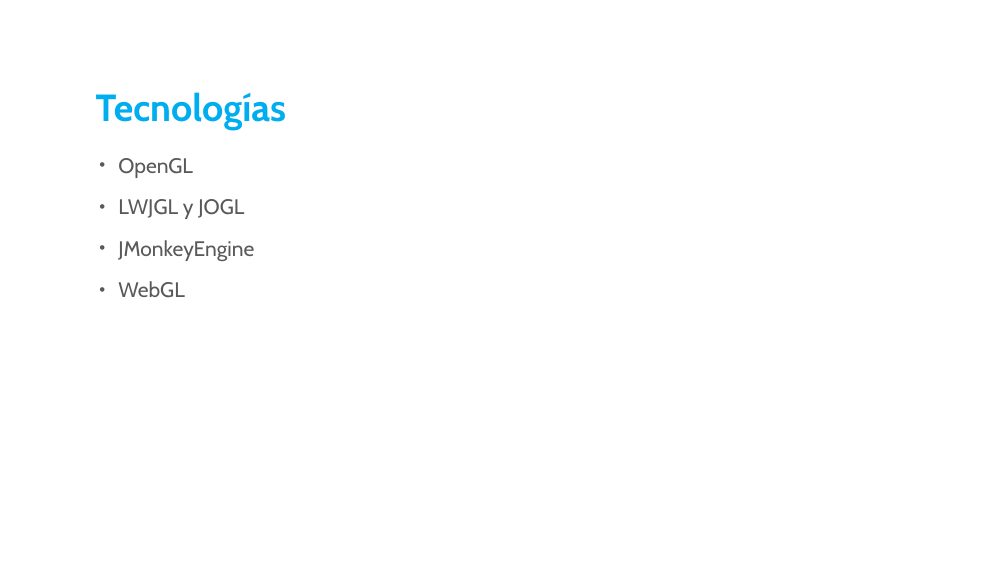
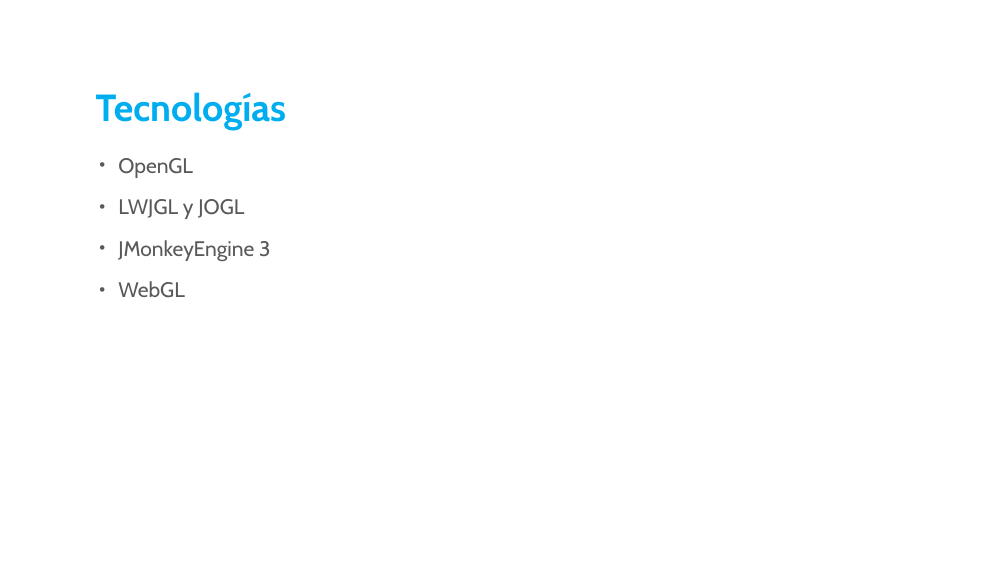
Before and after one commit to oliveraRafa/IETFEM, a slide deck: slide 10 of Tesis/Tesis.pptx. Drawn at 1008x567 pixels with LibreOffice and Linux fonts; fonts in the diff are those of the drawing; background and template pictures are left out. Boxes give left, top, right and bottom in pixels: in the first picture for what was removed or moved away, otherwise in the second. Text is boxed around its words. In the diff, an @@ line names an element or a change of style, - is before the commit and + after.

```diff
--- a/Tesis/Tesis.pptx
+++ b/Tesis/Tesis.pptx
@@ text at (x1=118, y1=240, x2=270, y2=261): text changed @@
-• JMonkeyEngine
+• JMonkeyEngine 3
```
Also in this commit, not shown: 2 other slides changed, 1 slide added.
